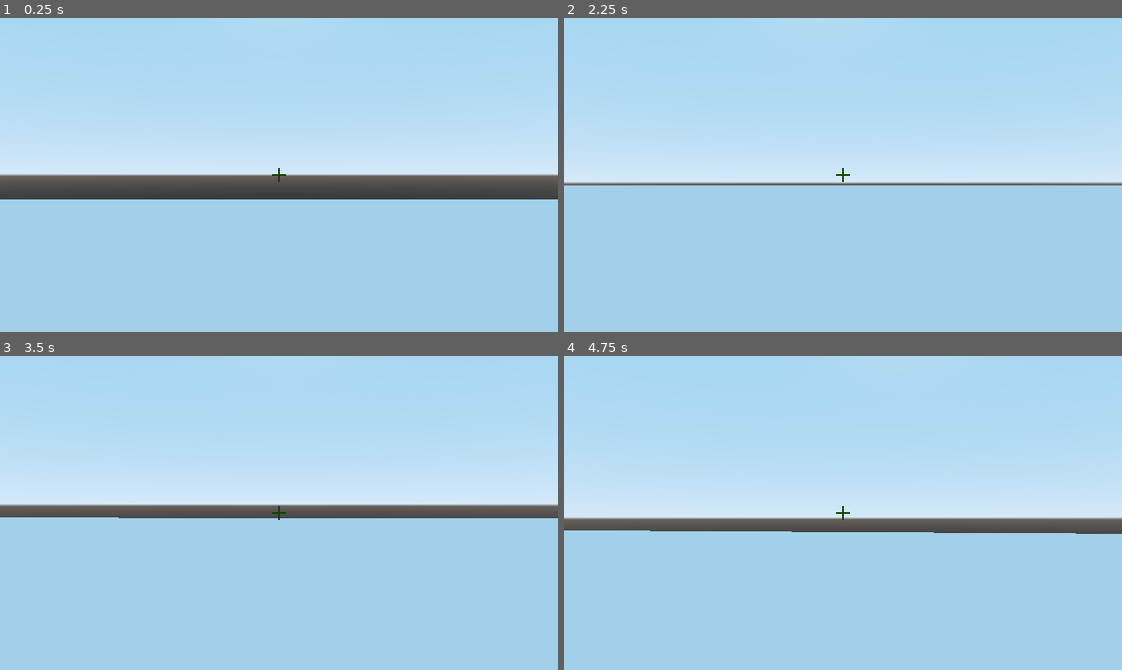
Above: before the commit, frames 1-4 (two rows, left to right).
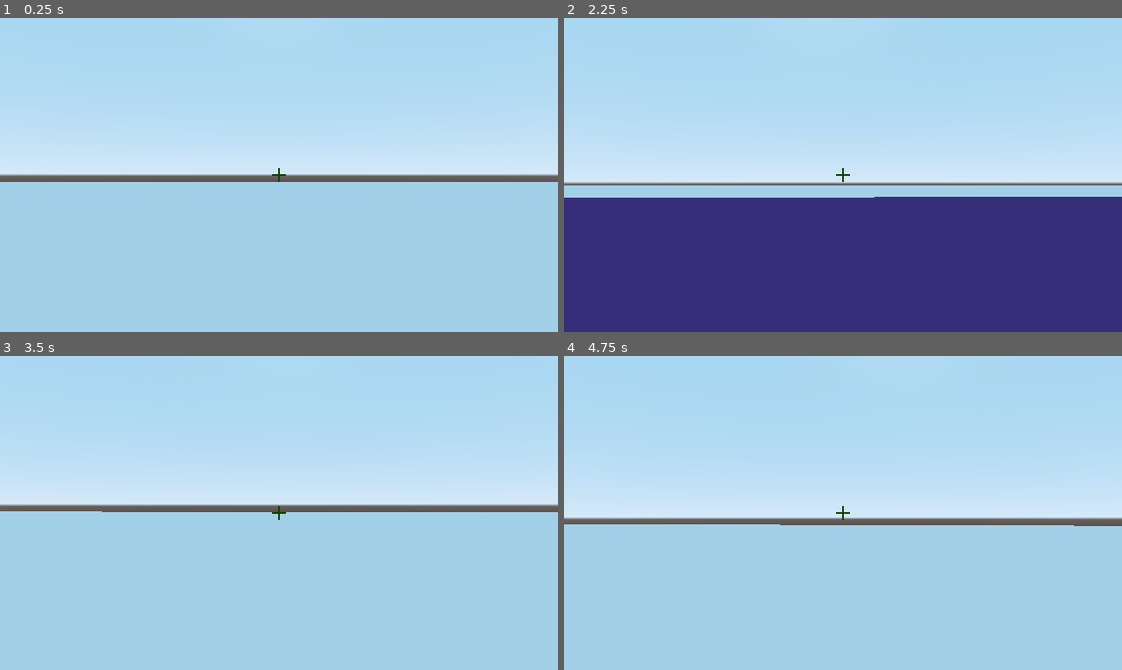
Above: after the commit, the same moments.

Repository: vitalya-dev/ProjectX
Game: Godot game, scene res://Level.tscn
Same seed, same stepped clock (60 frames per second), same inputs: the game is played once before the commit and once after it.
Inputs (mouse positions are in pixels of both pictures, inside the frame that each line leads up to):
- Up to frame 1 (0.25 s): no input
- Up to frame 2 (2.25 s): move the mouse to (870, 175) at 0.52 s; hold C (crouch) 0.53-1.28 s; hold W (move_forward) from 0.53 s (still down); tap Space (jump) at 0.77, 1.52 s; tap Enter at 1.25 s; move the mouse to (815, 175) at 1.27 s; tap C (crouch) at 1.35 s; move the mouse to (854, 168) at 2.02 s; hold C (crouch) from 2.03 s (still down)
- Up to frame 3 (3.5 s): keep holding W (move_forward); move the mouse to (273, 519) at 2.77 s; release C (crouch) at 2.78 s; tap C (crouch) at 2.85 s; tap Space (jump) at 3.02 s
- Up to frame 4 (4.75 s): keep holding W (move_forward); tap Space (jump) at 3.5, 3.77, 4.52 s; move the mouse to (887, 516) at 3.52 s; hold C (crouch) 3.53-4.28 s; move the mouse to (798, 509) at 4.27 s; tap C (crouch) at 4.35 s

The runs differ from the first frame. In frame 1, 5.6% of the frame differs, in the area x 0-100%, y 52-58%; in frame 2, 43%, in the area x 0-100%, y 56-100%; in frame 3, 1.9%; in frame 4, 2.3%.

Commit message:
Stairway To Heaven.

Diff:
--- a/Level.tscn
+++ b/Level.tscn
@@ -15,12 +15,13 @@
 [node name="Spatial" type="Spatial"]
 
 [node name="Player" parent="." instance=ExtResource( 1 )]
-transform = Transform( 1, 0, 0, 0, 1, 0, 0, 0, 1, -0.100456, 4.00002, 0.0733821 )
+transform = Transform( 1, 0, 0, 0, 1, 0, 0, 0, 1, -0.100456, -0.00144291, 7.83982 )
 
 [node name="Floor" type="StaticBody" parent="."]
 transform = Transform( 124.535, 0, 0, 0, 1, 0, 0, 0, 78.5238, 0, -2, 0 )
 
 [node name="MeshInstance" type="MeshInstance" parent="Floor"]
+transform = Transform( 1, 0, 0, 0, 1, 0, 0, 0, 1, 0, 0, 0 )
 mesh = SubResource( 1 )
 skeleton = NodePath("../..")
 material/0 = null
@@ -43,7 +44,7 @@
 shape = SubResource( 2 )
 
 [node name="Coub3" type="StaticBody" parent="."]
-transform = Transform( 1, 0, 0, 0, 1, 0, 0, 0, 1, -0.0659034, 0, 9.54943 )
+transform = Transform( 1, 0, 0, 0, 1, 0, 0, 0, 1, -0.0659034, -1.59414, 9.54943 )
 __meta__ = {
 "_edit_group_": true
 }
@@ -55,3 +56,129 @@
 
 [node name="CollisionShape" type="CollisionShape" parent="Coub3"]
 shape = SubResource( 2 )
+
+[node name="Coub4" type="StaticBody" parent="."]
+transform = Transform( 1, 0, 0, 0, 1, 0, 0, 0, 1, -0.0659034, -1.30067, 10.7362 )
+__meta__ = {
+"_edit_group_": true
+}
+
+[node name="MeshInstance" type="MeshInstance" parent="Coub4"]
+mesh = SubResource( 1 )
+skeleton = NodePath("../..")
+material/0 = SubResource( 3 )
+
+[node name="CollisionShape" type="CollisionShape" parent="Coub4"]
+shape = SubResource( 2 )
+
+[node name="Coub5" type="StaticBody" parent="."]
+transform = Transform( 1, 0, 0, 0, 1, 0, 0, 0, 1, -0.0659034, -0.905141, 12.0116 )
+__meta__ = {
+"_edit_group_": true
+}
+
+[node name="MeshInstance" type="MeshInstance" parent="Coub5"]
+mesh = SubResource( 1 )
+skeleton = NodePath("../..")
+material/0 = SubResource( 3 )
+
+[node name="CollisionShape" type="CollisionShape" parent="Coub5"]
+shape = SubResource( 2 )
+
+[node name="Coub6" type="StaticBody" parent="."]
+transform = Transform( 1, 0, 0, 0, 1, 0, 0, 0, 1, -0.0659034, -0.590816, 13.11 )
+__meta__ = {
+"_edit_group_": true
+}
+
+[node name="MeshInstance" type="MeshInstance" parent="Coub6"]
+mesh = SubResource( 1 )
+skeleton = NodePath("../..")
+material/0 = SubResource( 3 )
+
+[node name="CollisionShape" type="CollisionShape" parent="Coub6"]
+shape = SubResource( 2 )
+
+[node name="Coub7" type="StaticBody" parent="."]
+transform = Transform( 1, 0, 0, 0, 1, 0, 0, 0, 1, -0.0659034, -0.284085, 14.2136 )
+__meta__ = {
+"_edit_group_": true
+}
+
+[node name="MeshInstance" type="MeshInstance" parent="Coub7"]
+mesh = SubResource( 1 )
+skeleton = NodePath("../..")
+material/0 = SubResource( 3 )
+
+[node name="CollisionShape" type="CollisionShape" parent="Coub7"]
+shape = SubResource( 2 )
+
+[node name="Coub8" type="StaticBody" parent="."]
+transform = Transform( 1, 0, 0, 0, 1, 0, 0, 0, 1, -0.0659034, -0.00236511, 15.539 )
+__meta__ = {
+"_edit_group_": true
+}
+
+[node name="MeshInstance" type="MeshInstance" parent="Coub8"]
+mesh = SubResource( 1 )
+skeleton = NodePath("../..")
+material/0 = SubResource( 3 )
+
+[node name="CollisionShape" type="CollisionShape" parent="Coub8"]
+shape = SubResource( 2 )
+
+[node name="Coub9" type="StaticBody" parent="."]
+transform = Transform( 1, 0, 0, 0, 1, 0, 0, 0, 1, -0.0659034, 0.284701, 16.7258 )
+__meta__ = {
+"_edit_group_": true
+}
+
+[node name="MeshInstance" type="MeshInstance" parent="Coub9"]
+mesh = SubResource( 1 )
+skeleton = NodePath("../..")
+material/0 = SubResource( 3 )
+
+[node name="CollisionShape" type="CollisionShape" parent="Coub9"]
+shape = SubResource( 2 )
+
+[node name="Coub10" type="StaticBody" parent="."]
+transform = Transform( 1, 0, 0, 0, 1, 0, 0, 0, 1, -0.0659034, 0.64086, 18.0012 )
+__meta__ = {
+"_edit_group_": true
+}
+
+[node name="MeshInstance" type="MeshInstance" parent="Coub10"]
+mesh = SubResource( 1 )
+skeleton = NodePath("../..")
+material/0 = SubResource( 3 )
+
+[node name="CollisionShape" type="CollisionShape" parent="Coub10"]
+shape = SubResource( 2 )
+
+[node name="Coub11" type="StaticBody" parent="."]
+transform = Transform( 1, 0, 0, 0, 1, 0, 0, 0, 1, -0.0659034, 0.997758, 19.0996 )
+__meta__ = {
+"_edit_group_": true
+}
+
+[node name="MeshInstance" type="MeshInstance" parent="Coub11"]
+mesh = SubResource( 1 )
+skeleton = NodePath("../..")
+material/0 = SubResource( 3 )
+
+[node name="CollisionShape" type="CollisionShape" parent="Coub11"]
+shape = SubResource( 2 )
+
+[node name="Coub12" type="StaticBody" parent="."]
+transform = Transform( 1, 0, 0, 0, 1, 0, 0, 0, 1, -0.0659034, 1.35652, 20.2032 )
+__meta__ = {
+"_edit_group_": true
+}
+
+[node name="MeshInstance" type="MeshInstance" parent="Coub12"]
+mesh = SubResource( 1 )
+skeleton = NodePath("../..")
+material/0 = SubResource( 3 )
+
+[node name="CollisionShape" type="CollisionShape" parent="Coub12"]
+shape = SubResource( 2 )
--- a/Player.gd
+++ b/Player.gd
@@ -6,6 +6,8 @@
 onready var head = $Head
 onready var camera = $Head/Camera
 onready var a_player: AnimationPlayer = $AnimationPlayer
+onready var step_ray_lower: RayCast = $StepRayLower
+onready var step_ray_upper: RayCast = $StepRayUpper
 
 func _ready():
 	Input.set_mouse_mode(Input.MOUSE_MODE_CAPTURED)
--- a/Player.tscn
+++ b/Player.tscn
@@ -164,3 +164,13 @@
 [node name="AnimationPlayer" type="AnimationPlayer" parent="."]
 anims/Crouch = SubResource( 3 )
 anims/RESET = SubResource( 4 )
+
+[node name="StepRayLower" type="RayCast" parent="."]
+transform = Transform( 1, 0, 0, 0, 1, 0, 0, 0, 1, 0, -0.843552, 0 )
+enabled = true
+cast_to = Vector3( 0, 0, -0.5 )
+
+[node name="StepRayUpper" type="RayCast" parent="."]
+transform = Transform( 1, 0, 0, 0, 1, 0, 0, 0, 1, 0, -0.5562, 0 )
+enabled = true
+cast_to = Vector3( 0, 0, -0.7 )
--- a/State Machine/PlayerMove.gd
+++ b/State Machine/PlayerMove.gd
@@ -41,11 +41,16 @@
 	return
 
 func physics_process(delta: float) -> void:
+
 	if move.length_squared() > 0:
 		move = move.normalized()
 	player.move_and_slide_with_snap(move * speed + fall, snap, Vector3.UP)
+	_step_climb(delta)
 
-
+func _step_climb(delta):
+	if player.step_ray_lower.is_colliding():
+		if !player.step_ray_upper.is_colliding():
+			player.move_and_collide(Vector3.UP * delta)
 
 func enter(msg: Dictionary = {}) -> void:
 	return
